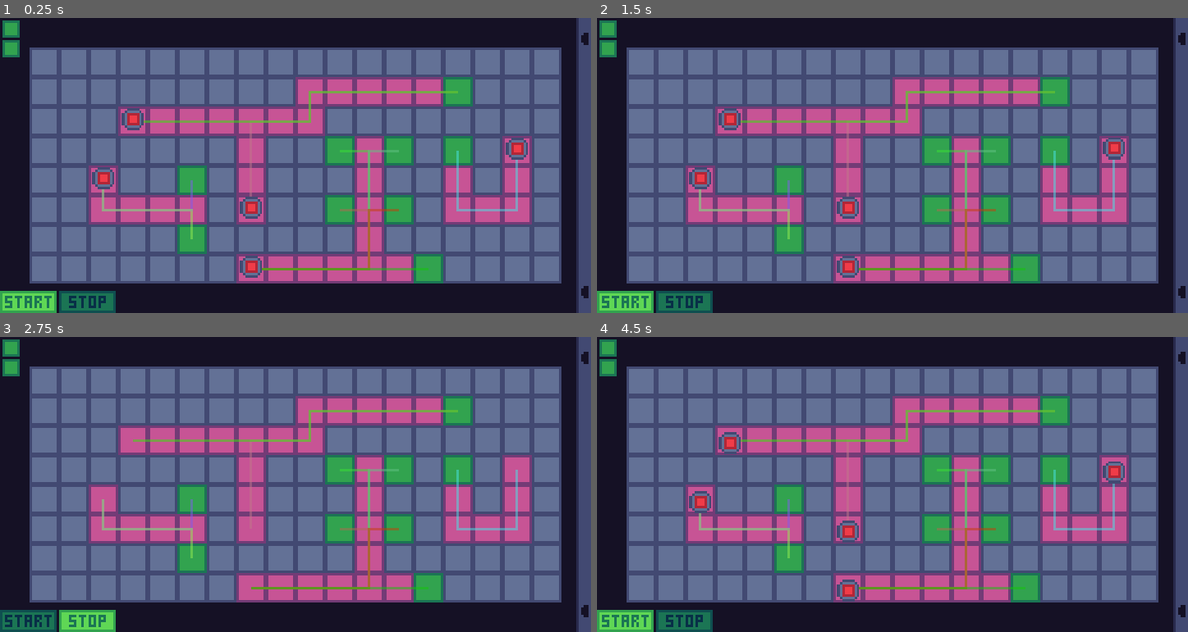
Above: before the commit, frames 1-4 (two rows, left to right).
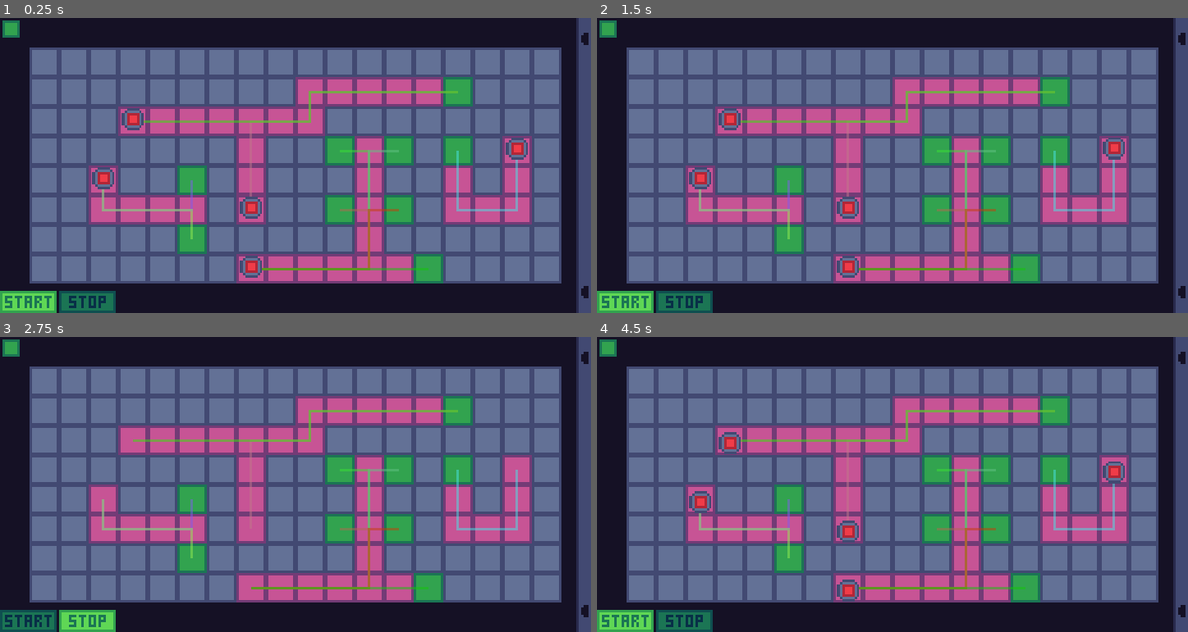
Above: after the commit, the same moments.

Repository: mariothedog/brackeys-game-jam
Game: Godot game, scene res://main/main.tscn
The game is run twice, just before and just after one commit, with the same random seed, the same clock (stepped at 60 frames per second) and the same inputs.
Inputs (mouse positions are in pixels of both pictures, inside the frame that each line leads up to):
- Up to frame 1 (0.25 s): no input
- Up to frame 2 (1.5 s): click (626, 301) at 0.5 s; click (685, 301) at 1.25 s
- Up to frame 3 (2.75 s): click (29, 620) at 2 s
- Up to frame 4 (4.5 s): click (685, 620) at 2.75 s; click (626, 620) at 3.5 s; click (685, 620) at 4.25 s

The runs differ from the first frame. In frame 1, 0.2% of the frame differs, in the area x 0-4%, y 7-14%; in frame 2, 0.2%; in frame 3, 0.2%; in frame 4, 0.2%.

Commit message:
Set default number of lives to 1

Diff:
--- a/src/ui/hud/health/lives.gd
+++ b/src/ui/hud/health/lives.gd
@@ -3,7 +3,7 @@
 
 const LIFE_SCENE := preload("res://ui/hud/health/life.tscn")
 
-export var initial_num_lives := 2
+export var initial_num_lives := 1
 
 var _num_lives := 0 setget _set_num_lives
 
